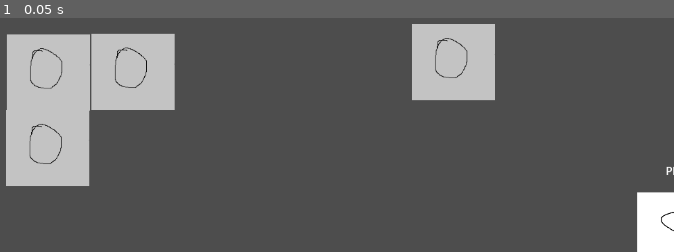
Above: before the commit, frame 1.
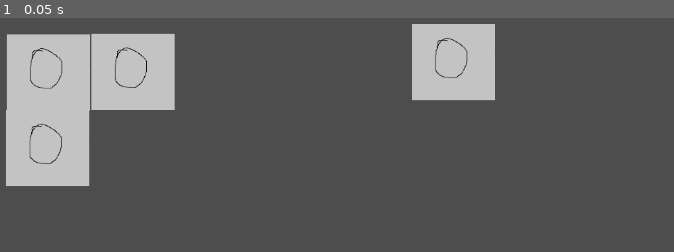
Above: after the commit, the same moment.

Repository: Deans-Paranoia/Deans-Paranoia
Game: Godot game, scene res://scenes/fourth_floor.tscn
The game is run twice, just before and just after one commit, with the same random seed, the same clock (stepped at 60 frames per second) and the same inputs. This scene is started directly instead of the project's main scene. The engine's default icon, where the game draws it, is replaced by a stand-in: a white triangle on a blue panel in a dark square.
Inputs:
- Up to frame 1 (0.05 s): no input

The runs differ from the first frame. In frame 1, 1.4% of the frame differs, in the area x 94-100%, y 63-100%.

Commit message:
another minor refactor

Diff:
--- a/scenes/fourth_floor.tscn
+++ b/scenes/fourth_floor.tscn
@@ -1,11 +1,8 @@
-[gd_scene load_steps=3 format=3 uid="uid://gitmckv6idiq"]
+[gd_scene load_steps=2 format=3 uid="uid://gitmckv6idiq"]
 
 [ext_resource type="PackedScene" uid="uid://qnl4o5vsa0va" path="res://scenes/obstacle.tscn" id="1_v26fx"]
-[ext_resource type="PackedScene" uid="uid://y4kbm2l282iy" path="res://scenes/student.tscn" id="2_2h8jt"]
 
 [node name="fourthFloor" type="Node2D"]
-
-[node name="Student" parent="." instance=ExtResource("2_2h8jt")]
 
 [node name="obstacle" parent="." instance=ExtResource("1_v26fx")]
 position = Vector2(250, 389)
@@ -18,3 +15,12 @@
 
 [node name="obstacle4" parent="." instance=ExtResource("1_v26fx")]
 position = Vector2(372, 388)
+
+[node name="SpawnLocations" type="Node2D" parent="."]
+position = Vector2(143, 110)
+
+[node name="0" type="Node2D" parent="SpawnLocations" groups=["PlayerSpawnPoint"]]
+position = Vector2(197, -34)
+
+[node name="1" type="Node2D" parent="SpawnLocations" groups=["PlayerSpawnPoint"]]
+position = Vector2(-50, -30)
--- a/scripts/ServerBrowser.gd
+++ b/scripts/ServerBrowser.gd
@@ -22,7 +22,7 @@
 		var bytes = listener.get_packet()
 		var data = bytes.get_string_from_ascii()
 		var roomInfo = JSON.parse_string(data)
-		print(serverIp +":"+ str(serverPort) + " " + str(roomInfo))
+		#print(serverIp +":"+ str(serverPort) + " " + str(roomInfo))
 		playerCount = roomInfo.playerCount
 		if $VBoxContainer.get_children().size()>0:
 			for i in $VBoxContainer.get_children():
@@ -76,7 +76,7 @@
 		print("Failed to bind to broadcast port")
 	$BroadcastTimer.start()
 func _on_broadcast_timer_timeout():
-	print("Broadcasting game!")
+	#print("Broadcasting game!")
 	RoomInfo.playerCount = globalScript.Players.size()
 	var data = JSON.stringify(RoomInfo)
 	var packet = data.to_ascii_buffer()
--- a/scripts/studentInput.gd
+++ b/scripts/studentInput.gd
@@ -1,5 +1,4 @@
 extends Node2D
-
 var fourthFloor = load("res://scenes/fourth_floor.tscn")
 var thirdFloor = load("res://scenes/level.tscn")
 var can_use_alarm : bool = false
@@ -49,7 +48,8 @@
 		var elevator_reference = get_node_or_null("../elevator")
 		if can_use_elevator:
 			use_elevator()
-			hide_me.rpc()
+
+
 		# obsluga boostera przez studenta
 		if can_use_booster and !has_booster:
 			var booster = get_node_or_null("../booster")
@@ -62,12 +62,7 @@
 		dig()
 	elif event.is_action_released("dig"):
 		stop_dig()
-@rpc("any_peer","call_remote")
-func hide_me():
-	var id = multiplayer.get_unique_id()
-	var me = get_tree().root.get_node_or_null("level/"+str(id))
-	if me:
-		me.hide()
+
 
 @rpc("any_peer","call_local")
 func change_alarm_state():
@@ -94,10 +89,7 @@
 		server_reference.server_opened = false
 
 func use_elevator():
-	get_tree().change_scene_to_packed(fourthFloor)
-	var level:Node2D = get_tree().root.get_node_or_null("level")
-	if level:
-		level.visible = false
+
 	print("Elevator works!")
 func acquire_booster():
 	# funkcja nadajaca booster dla studenta
Not shown, changed: Dean's Paranoia.pck
